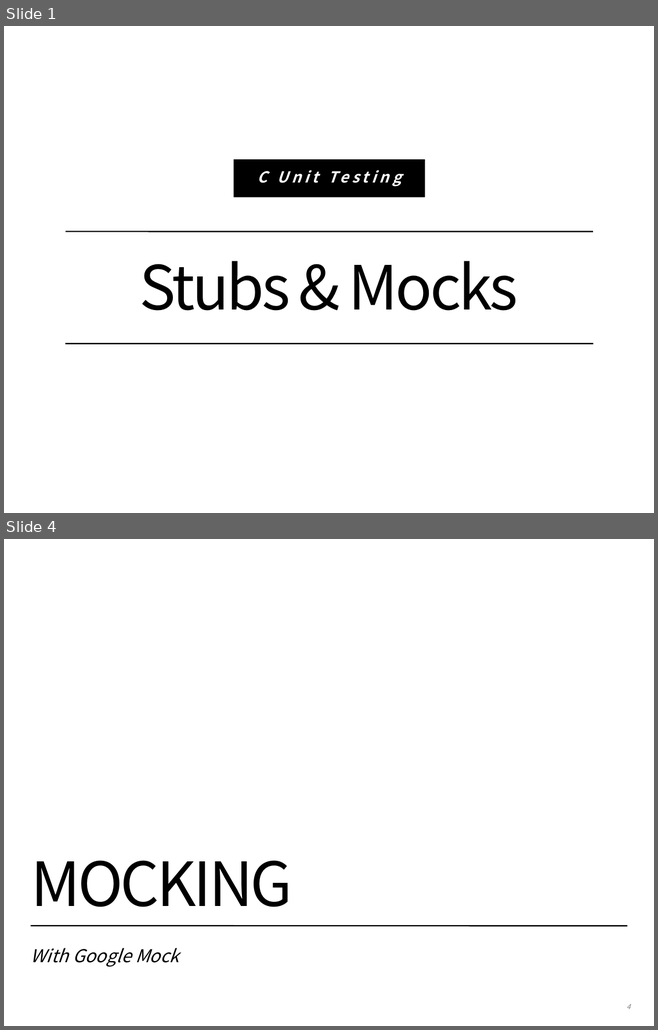
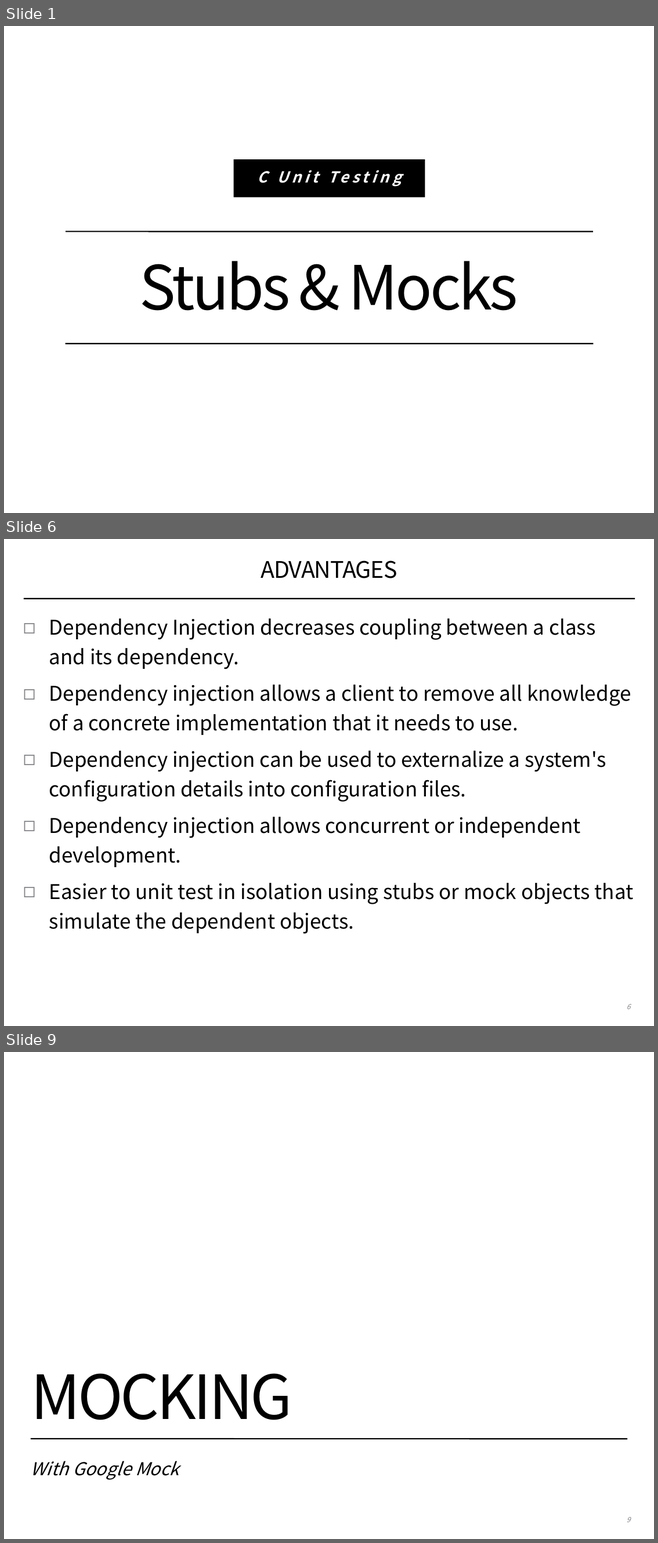
Before and after one commit to coney/c-training, a slide deck: UT/.slides/02-stubs-and-mocks.pptx. Shown one above the other, each under a label of ours: slides 1 and 4 before the commit, slides 1, 6 and 9 after it; the slides between them are not shown. The pictures are 658x1030 and 658x1543 pixels, drawn with LibreOffice and Linux fonts; fonts in the diff are those of the drawing; background and template pictures are left out. Boxes give left, top, right and bottom in pixels: in the first picture for what was removed or moved away, otherwise in the second. Text is boxed around its words. In the diff, an @@ line names an element or a change of style, - is before the commit and + after.

```diff
--- a/UT/.slides/02-stubs-and-mocks.pptx
+++ b/UT/.slides/02-stubs-and-mocks.pptx
@@ slide 6 added at [4,539,654,1026], background #FFFFFF @@
@@ title added at [260,560,397,578], 36 pt, text #000000 @@
+ADVANTAGES
@@ line added from (24, 599) to (635, 598), #000000 2 pt @@
@@ text added at [49,618,633,934], 32 pt, text #000000 @@
+◻ Dependency Injection decreases coupling between a class and its dependency.
+◻ Dependency injection allows a client to remove all knowledge of a concrete implementation that it needs to use.
+◻ Dependency injection can be used to externalize a system's configuration details into configuration files.
+◻ Dependency injection allows concurrent or independent development.
+◻ Easier to unit test in isolation using stubs or mock objects that simulate the dependent objects.
@@ page number added at [626,1004,630,1009], 11 pt, text #808184, italic @@
+6
@@ what was slide 4 is now slide 9 @@
@@ page number at [626,1517,630,1522]: text changed @@
-4
+9
```
Also in this commit, not shown: 1 slide changed, 8 other slides added, 2 slides removed.
